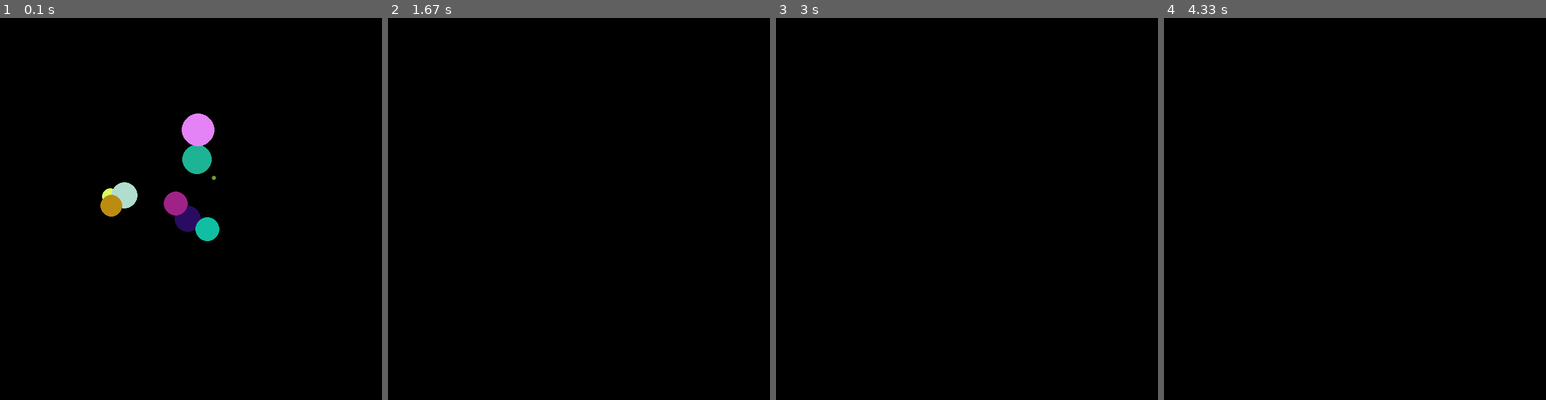
Above: before the commit, frames 1-4 (left to right).
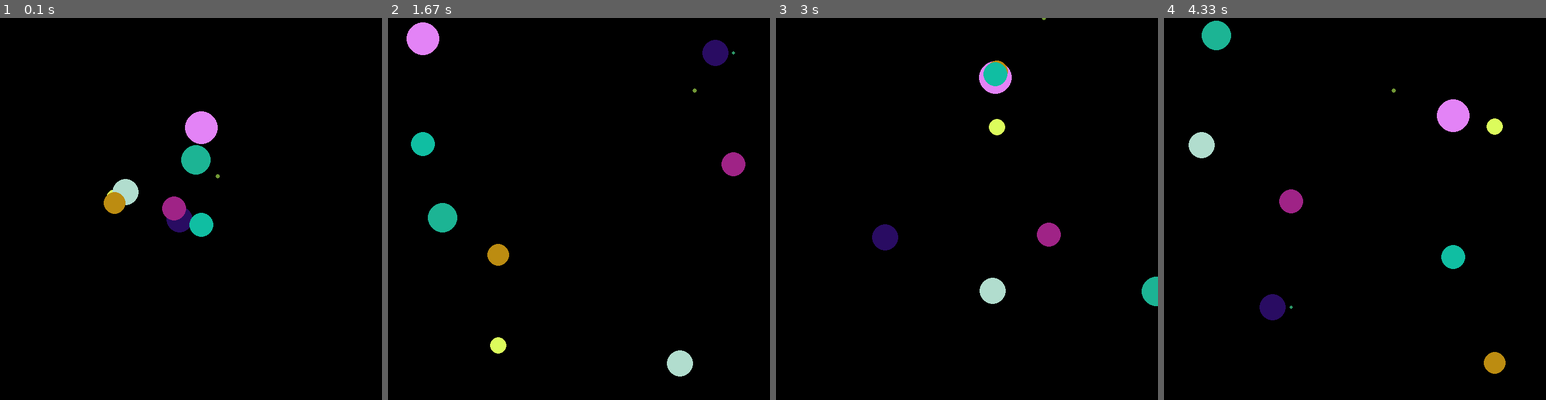
Above: after the commit, the same moments.

Repository: sagieppel/PyGame-Toturial
Game: pygame game, started from Game.py
Same seed, same stepped clock (60 frames per second), same inputs: the game is played once before the commit and once after it.
Inputs:
- Up to frame 1 (0.1 s): no input
- Up to frame 2 (1.67 s): no input
- Up to frame 3 (3 s): no input
- Up to frame 4 (4.33 s): no input

The runs differ from the first frame. In frame 1, 1.0% of the frame differs, in the area x 26-58%, y 24-59%; in frame 2, 2.8%, in the area x 4-94%, y 1-94%; in frame 3, 2.0%; in frame 4, 2.8%.

Commit message:
Update Game.py

Diff:
--- a/Game.py
+++ b/Game.py
@@ -16,9 +16,13 @@
 
 #------------------Draw a circle--------------------------------------------------------
 def updatecircle(circle):
-    circle["x"] += circle ["speedx"]+random.randint(-10,10)/10
-    circle["y"] += circle ["speedy"]+random.randint(-10,10)/10
+    circle["x"] += circle ["speedx"]#+random.randint(-10,10)/10
+    circle["y"] += circle ["speedy"]#+random.randint(-10,10)/10
 
+    if  circle["x"]<0 or  circle["x"]>screensize:
+       circle ["speedx"]*=-1
+    if  circle["y"]<0 or  circle["y"]>screensize:
+       circle ["speedy"]*=-1
 
     pygame.draw.circle(screen, [circle["red"],circle["green"],circle["blue"]], [int(circle["x"]),int(circle["y"])], int(circle["size"]))
 
@@ -38,10 +42,8 @@
 #----------------------------Main loop--------------------------------------------------------------------
 for i in range(10000000):
   pygame.event.get() # Get user input
-  # x,y = pygame.mouse.get_pos() # Get position of the mouse
+  x,y = pygame.mouse.get_pos() # Get position of the mouse
 
-  # circle=createcircle(x,y)
-  # list.append(circle)
 
   pygame.Surface.fill(screen,(0,0,0)) # Fill screen
 
